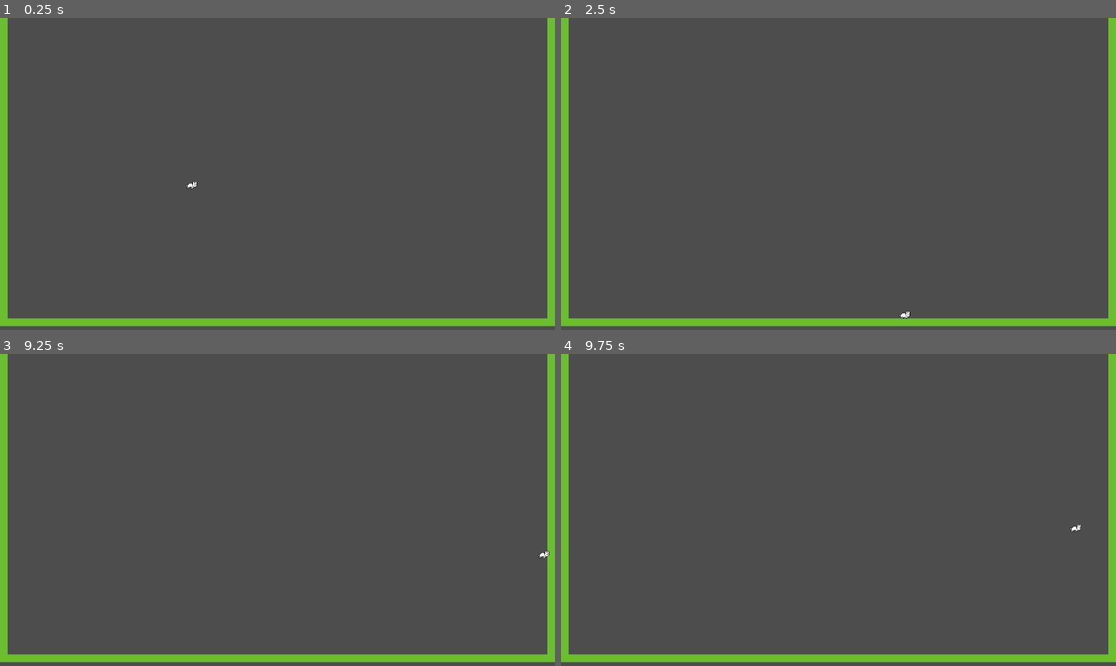
Above: before the commit, frames 1-4 (two rows, left to right).
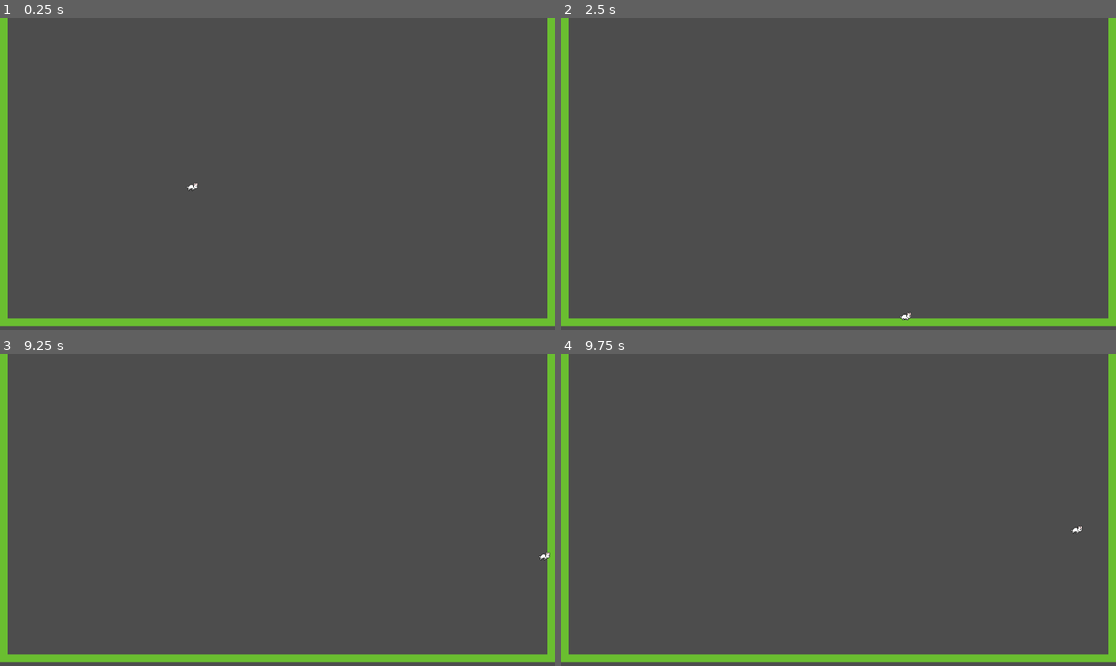
Above: after the commit, the same moments.

Repository: Nervous-Oysters/Jam-Linux-2023
Game: Godot game, scene res://src/Levels/Hub.tscn
Same seed, same stepped clock (60 frames per second), same inputs: the game is played once before the commit and once after it.
Inputs:
- Up to frame 1 (0.25 s): no input
- Up to frame 2 (2.5 s): hold D (move_right) 0.53-2.03 s; tap Space (jump) at 0.6, 0.77, 1.07, 1.35, 1.52, 1.82, 2.1 s; hold A (move_left) from 2.03 s (still down)
- Up to frame 3 (9.25 s): tap Enter at 2.75, 5.75, 8.75 s; release A (move_left) at 2.78 s; hold D (move_right) 2.78-4.28 s; tap Space (jump) at 2.85, 3.02, 3.32, 3.6, 3.77, 4.07, 4.25, 4.35, 4.52, 4.82, 5.1, 5.85, 6.02, 6.32, 6.6, 6.77, 7.07, 7.25, 7.35, 7.52, 7.82, 8.1, 8.85, 9.02 s; hold A (move_left) 4.28-5.03 s; hold D (move_right) 5.03-5.78 s; hold A (move_left) 5.78-7.28 s; hold D (move_right) from 7.28 s (still down)
- Up to frame 4 (9.75 s): tap Space (jump) at 9.32, 9.6 s; release D (move_right) at 9.53 s; hold A (move_left) from 9.53 s (still down)

The runs differ from the first frame. In frame 1, less than 0.1% of the frame differs, in the area x 33-36%, y 52-56%; in frame 2, less than 0.1%; in frame 3, less than 0.1%, in the area x 96-100%, y 63-67%; in frame 4, less than 0.1%.

Commit message:
followers animated

Diff:
--- a/src/Actors/Follower.tscn
+++ b/src/Actors/Follower.tscn
@@ -1,14 +1,77 @@
-[gd_scene load_steps=3 format=3 uid="uid://b2cji83tys51a"]
+[gd_scene load_steps=7 format=3 uid="uid://b2cji83tys51a"]
 
 [ext_resource type="Script" path="res://src/Actors/Follower.gd" id="1_2u4fe"]
-[ext_resource type="Texture2D" uid="uid://cjlcp23hvk6am" path="res://assets/rabbit.png" id="2_hclxn"]
+[ext_resource type="Texture2D" uid="uid://b7ljw6x3qt3yt" path="res://assets/aseprite/Sprite-0001lapin.png" id="2_dgok4"]
+
+[sub_resource type="Animation" id="Animation_occao"]
+resource_name = "run"
+length = 0.4
+loop_mode = 1
+tracks/0/type = "value"
+tracks/0/imported = false
+tracks/0/enabled = true
+tracks/0/path = NodePath("Sprite2D:frame")
+tracks/0/interp = 1
+tracks/0/loop_wrap = true
+tracks/0/keys = {
+"times": PackedFloat32Array(0, 0.2),
+"transitions": PackedFloat32Array(1, 1),
+"update": 1,
+"values": [0, 1]
+}
+
+[sub_resource type="Animation" id="Animation_651tx"]
+length = 0.001
+tracks/0/type = "value"
+tracks/0/imported = false
+tracks/0/enabled = true
+tracks/0/path = NodePath("Sprite2D:frame")
+tracks/0/interp = 1
+tracks/0/loop_wrap = true
+tracks/0/keys = {
+"times": PackedFloat32Array(0),
+"transitions": PackedFloat32Array(1),
+"update": 1,
+"values": [0]
+}
+
+[sub_resource type="Animation" id="Animation_sogsw"]
+resource_name = "jump"
+length = 10.0
+tracks/0/type = "value"
+tracks/0/imported = false
+tracks/0/enabled = true
+tracks/0/path = NodePath("Sprite2D:frame")
+tracks/0/interp = 1
+tracks/0/loop_wrap = true
+tracks/0/keys = {
+"times": PackedFloat32Array(0, 0.1, 0.2, 0.3),
+"transitions": PackedFloat32Array(1, 1, 1, 1),
+"update": 1,
+"values": [2, 3, 4, 5]
+}
+
+[sub_resource type="AnimationLibrary" id="AnimationLibrary_u3ggv"]
+_data = {
+"RESET": SubResource("Animation_651tx"),
+"jump": SubResource("Animation_sogsw"),
+"run": SubResource("Animation_occao")
+}
 
 [node name="Follow" type="CharacterBody2D"]
 collision_layer = 0
 script = ExtResource("1_2u4fe")
 
 [node name="Sprite2D" type="Sprite2D" parent="."]
-texture = ExtResource("2_hclxn")
+position = Vector2(3, -12)
+texture = ExtResource("2_dgok4")
+hframes = 6
 
 [node name="CollisionPolygon2D" type="CollisionPolygon2D" parent="."]
-polygon = PackedVector2Array(2, -2, 8, -1, 8, 7, -1, 7, -3, 4, -6, 3, -6, -6, 1, -6)
+position = Vector2(1, -9)
+polygon = PackedVector2Array(1.1, -7.1, 2.1, -7.1, 2.1, -6.1, 3.1, -6.1, 3.1, -3.1, 5.1, -3.1, 5.1, -2.1, 7.1, -2.1, 7.1, -1.1, 8, -1.1, 8, 8, 3.9, 8, 3.9, 7.1, 3.1, 7.1, 3.1, 8, -1.1, 8, -1.1, 7.1, -2.1, 7.1, -2.1, 4.1, -5.1, 4.1, -5.1, 3.1, -6.1, 3.1, -6.1, 2.1, -7.1, 2.1, -7.1, -0.0999999, -6.1, -0.0999999, -6.1, -0.9, -7.1, -0.9, -7.1, -1.9, -8, -1.9, -8, -6.1, -7.1, -6.1, -7.1, -7.1, -6.1, -7.1, -6.1, -8, -2.9, -8, -2.9, -7.1, -2.1, -7.1, -2.1, -8, 1.1, -8)
+
+[node name="AnimationPlayer" type="AnimationPlayer" parent="."]
+libraries = {
+"": SubResource("AnimationLibrary_u3ggv")
+}
--- a/src/Actors/Player.tscn
+++ b/src/Actors/Player.tscn
@@ -63,7 +63,7 @@
 script = ExtResource("1_ehfqo")
 
 [node name="Sprite2D" type="Sprite2D" parent="."]
-position = Vector2(0, -11)
+position = Vector2(2, -8)
 texture = ExtResource("2_ljawh")
 hframes = 6
 
